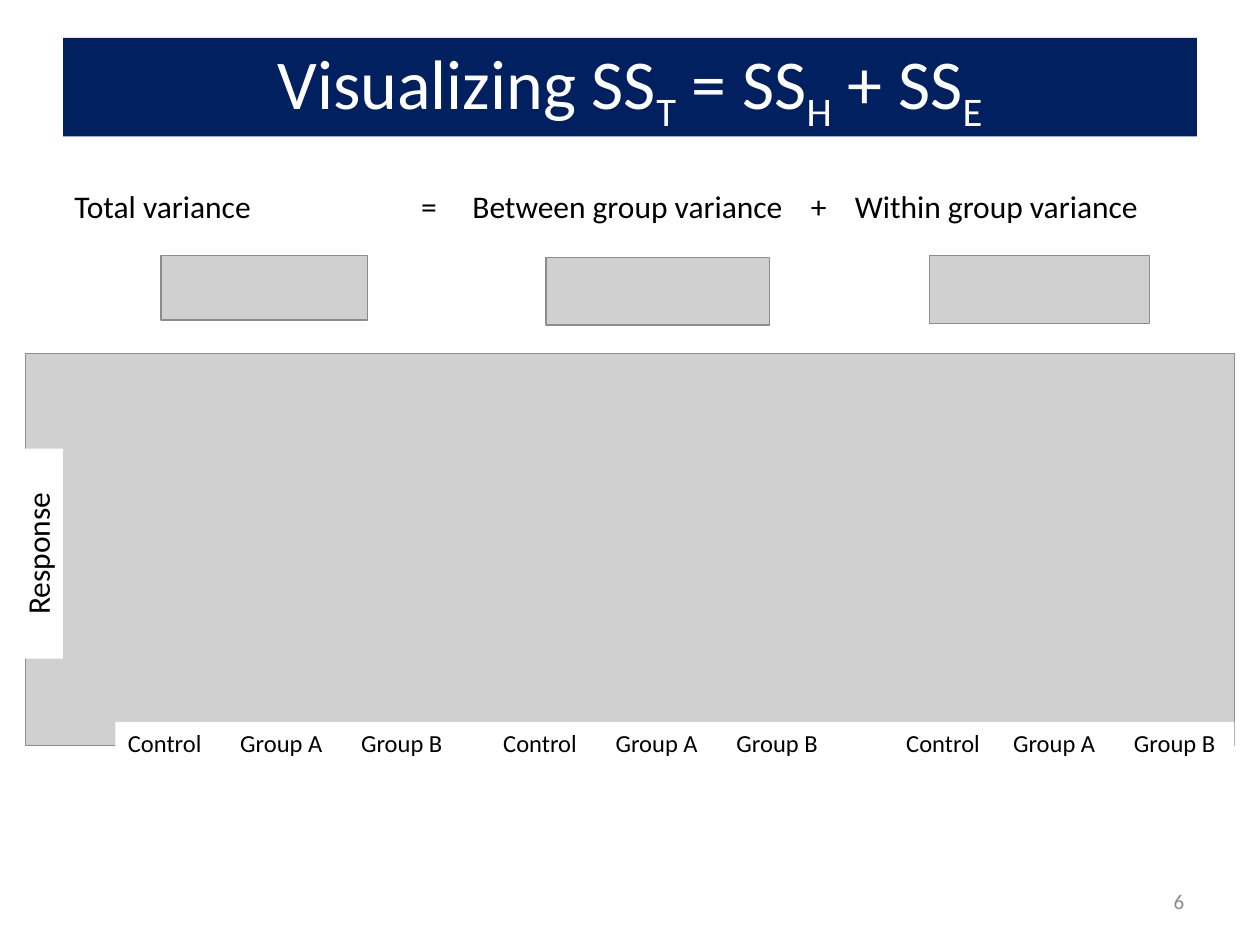
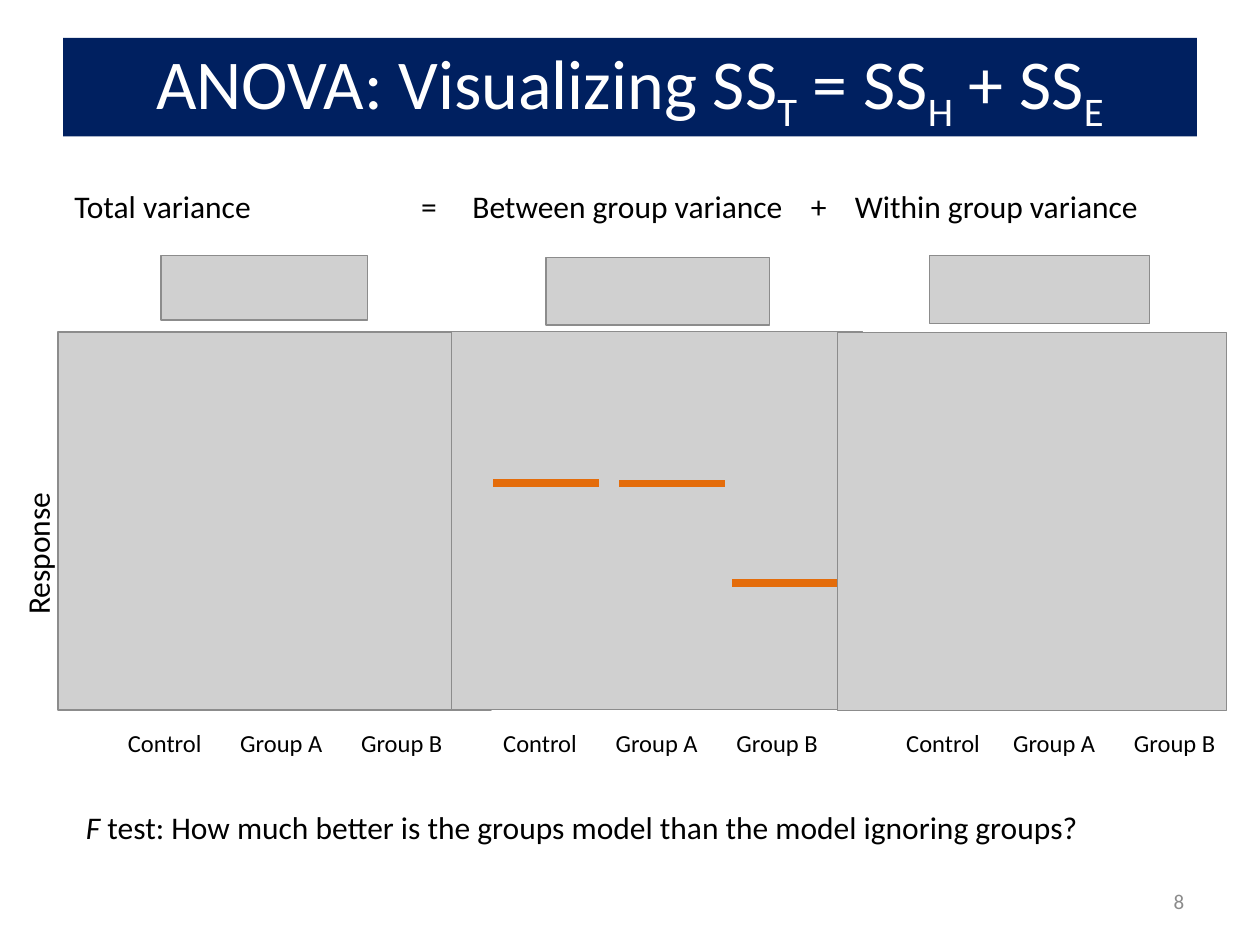
Before and after one commit to friendly/VisMLM-course, a slide deck: slide 8 of docs/lectures/lecture2.pptx (slide 6 before the commit). Drawn at 1260x945 pixels with LibreOffice and Linux fonts; fonts in the diff are those of the drawing; grey boxes stand for pictures. Boxes give left, top, right and bottom in pixels: in the first picture for what was removed or moved away, otherwise in the second. Text is boxed around its words. In the diff, an @@ line names an element or a change of style, - is before the commit and + after.

```diff
--- a/docs/lectures/lecture2.pptx
+++ b/docs/lectures/lecture2.pptx
@@ title at (156, 60, 697, 121): text changed @@
-Visualizing SST = SSH + SSE
+ANOVA: Visualizing SST = SSH + SSE
@@ picture removed at (25, 354, 1235, 746) @@
@@ picture added at (58, 331, 491, 709) @@
@@ picture added at (451, 331, 862, 709) @@
@@ picture added at (837, 333, 1226, 711) @@
@@ line added from (494, 483) to (598, 483), #E46C0A 4.25 pt @@
@@ line added from (620, 484) to (724, 484), #E46C0A 4.25 pt @@
@@ line added from (732, 583) to (837, 583), #E46C0A 4.25 pt @@
@@ text "Control Group A Group B ..." rewrapped from (116, 722, 1235, 765) to (128, 735, 1215, 756) @@
@@ text added at (86, 817, 1077, 845), 18 pt, text #000000 @@
+F test: How much better is the groups model than the model ignoring groups?
@@ page number at (1174, 895, 1185, 909): text changed @@
-6
+8
```
Also in this commit, not shown: 5 other slides changed, 3 slides added, 28 other files.
